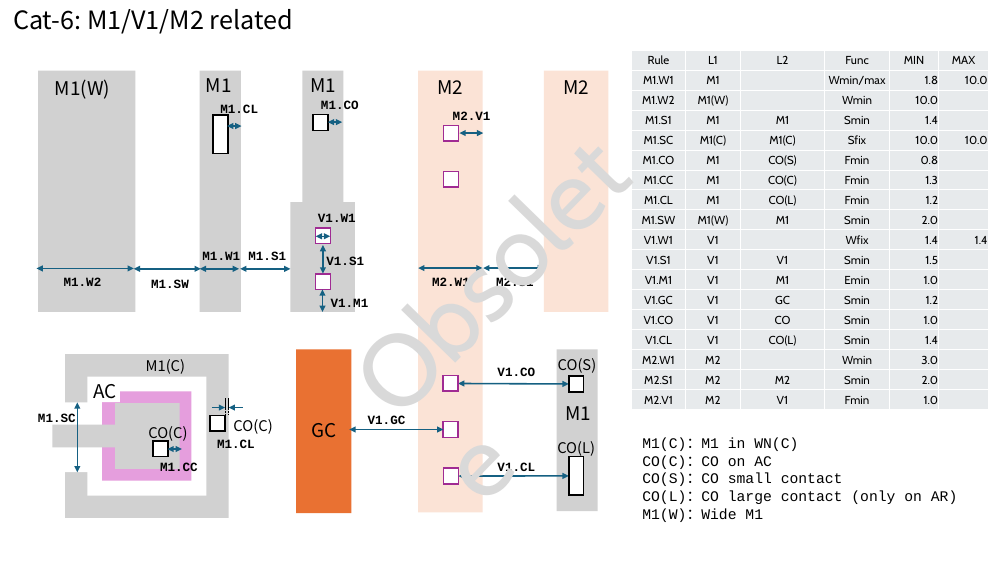
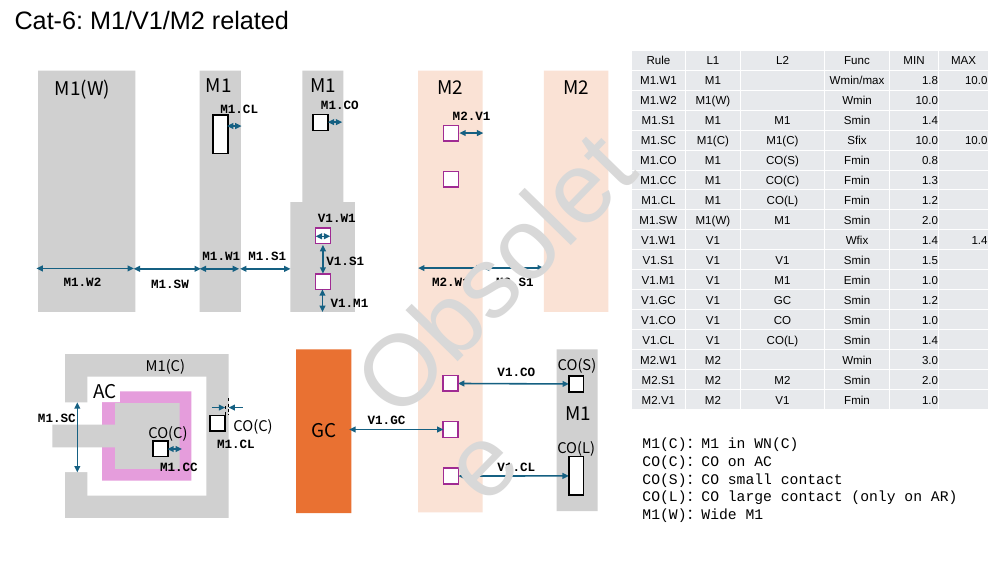
Before and after one commit to OpenSUSI/TR-1um, a slide deck: slide 57 of Document/TR-1um_DRC_summary.pptx. Drawn at 1008x567 pixels with LibreOffice and Linux fonts; fonts in the diff are those of the drawing. Boxes give left, top, right and bottom in pixels: in the first picture for what was removed or moved away, otherwise in the second. Text is boxed around its words. In the diff, an @@ line names an element or a change of style, - is before the commit and + after.

```diff
--- a/Document/TR-1um_DRC_summary.pptx
+++ b/Document/TR-1um_DRC_summary.pptx
@@ text "Cat-6: M1/V1/M2 related" at [15,10,289,30]: font Noto Sans CJK JP to Arial @@
@@ table at [631,50,988,408] @@
@@ fill #E8EAED to #E7E9EC in 108 cells @@
@@ font Cabin to Arial @@
@@ text "Obsolete" at [319,68,692,446]: font Cabin to Arial, text colour #D9D9D9 to #D8D8D8 @@
@@ rectangle at [419,71,483,512]: fill #FBE3D6 to #FAE2D5 @@
@@ rectangle at [544,70,608,312]: fill #FBE3D6 to #FAE2D5 @@
@@ rectangle at [65,354,229,518]: fill #D1D1D1 to #D0D0D0 @@
@@ line moved from (225, 399) - (225, 415) to (225, 406) - (225, 423) @@
```
Also in this commit, not shown: 58 other slides changed, 14 other files.
